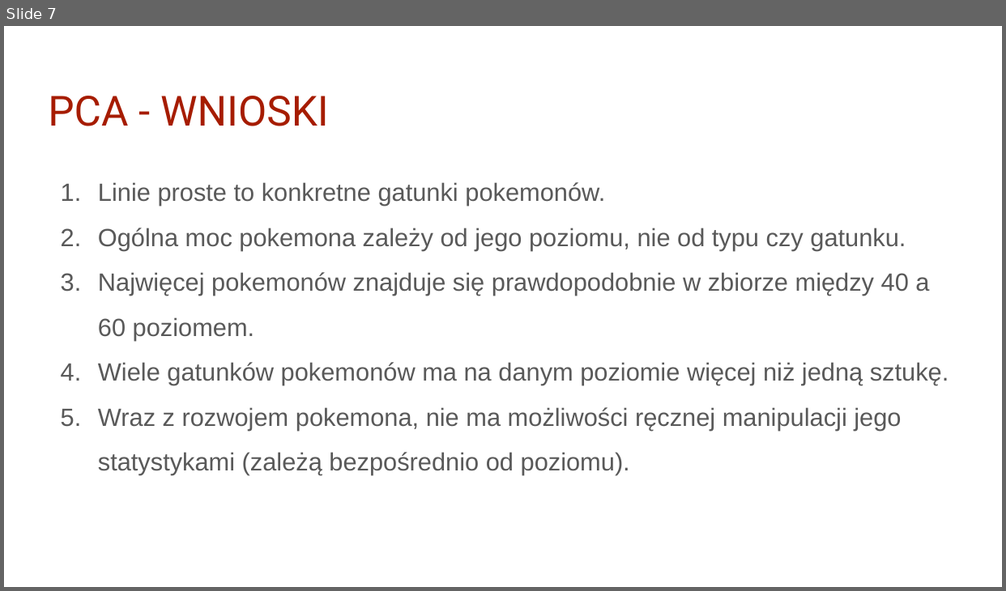
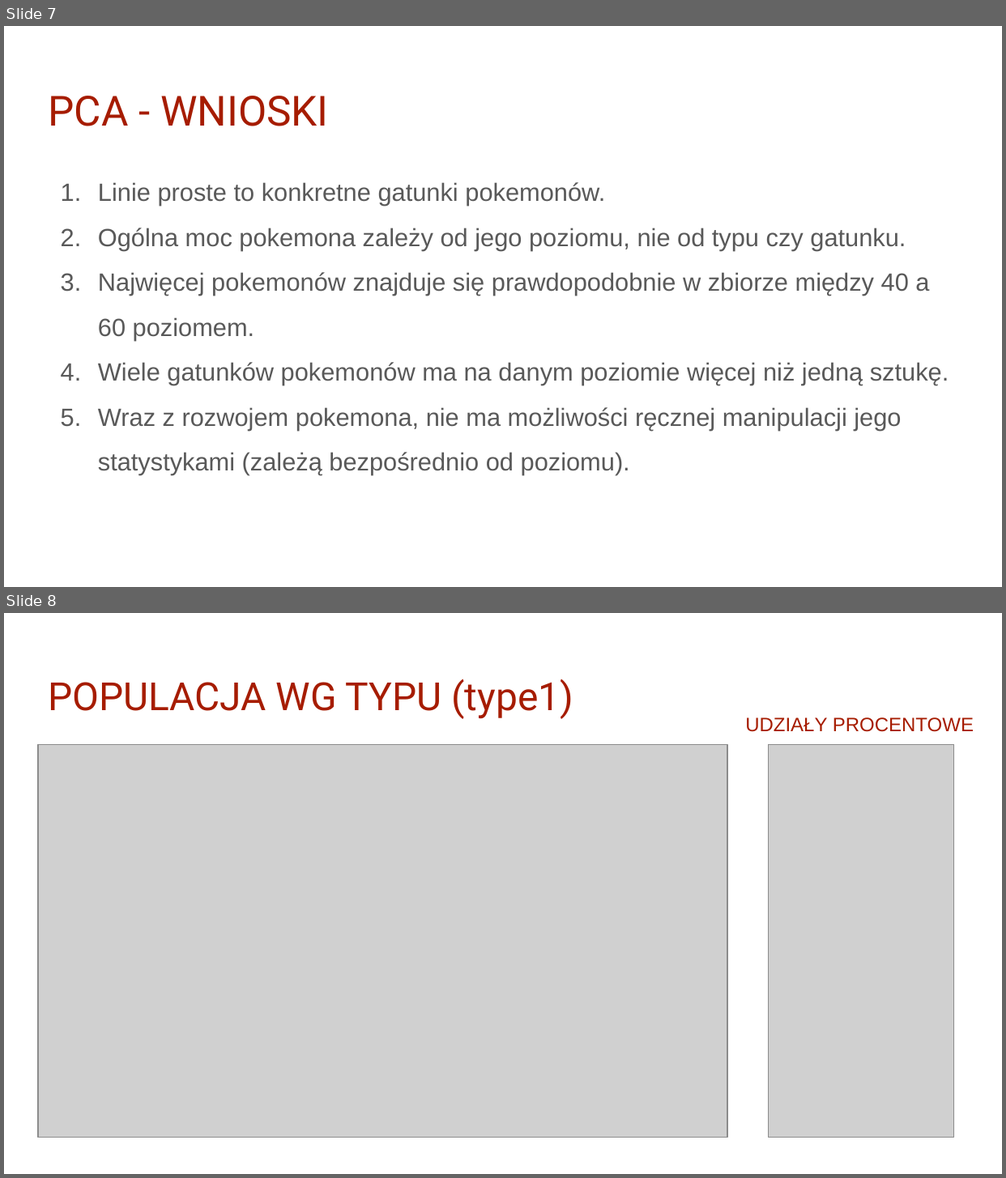
Before and after one commit to infoshareacademy/jdsz4-pg_team, a slide deck: python_project/03 presentation/Pokemony iSA Python.pptx. Shown one above the other, each under a label of ours: slide 7 before the commit, slides 7 and 8 after it. The pictures are 1006x591 and 1006x1178 pixels, drawn with LibreOffice and Linux fonts; fonts in the diff are those of the drawing; grey boxes stand for pictures; background and template pictures are left out. Boxes give left, top, right and bottom in pixels: in the first picture for what was removed or moved away, otherwise in the second. Text is boxed around its words. In the diff, an @@ line names an element or a change of style, - is before the commit and + after.

```diff
--- a/python_project/03 presentation/Pokemony iSA Python.pptx
+++ b/python_project/03 presentation/Pokemony iSA Python.pptx
@@ slide 8 added at (4, 613, 1002, 1174), background #FFFFFF @@
@@ title added at (48, 679, 573, 719), 28 pt, text #A61C00 @@
+POPULACJA WG TYPU (type1)
@@ text added at (745, 717, 974, 732), 14 pt, text #A61C00 @@
+UDZIAŁY PROCENTOWE
@@ picture added at (38, 745, 727, 1138) @@
@@ picture added at (769, 745, 954, 1138) @@
```
Also in this commit, not shown: 12 other slides added.
